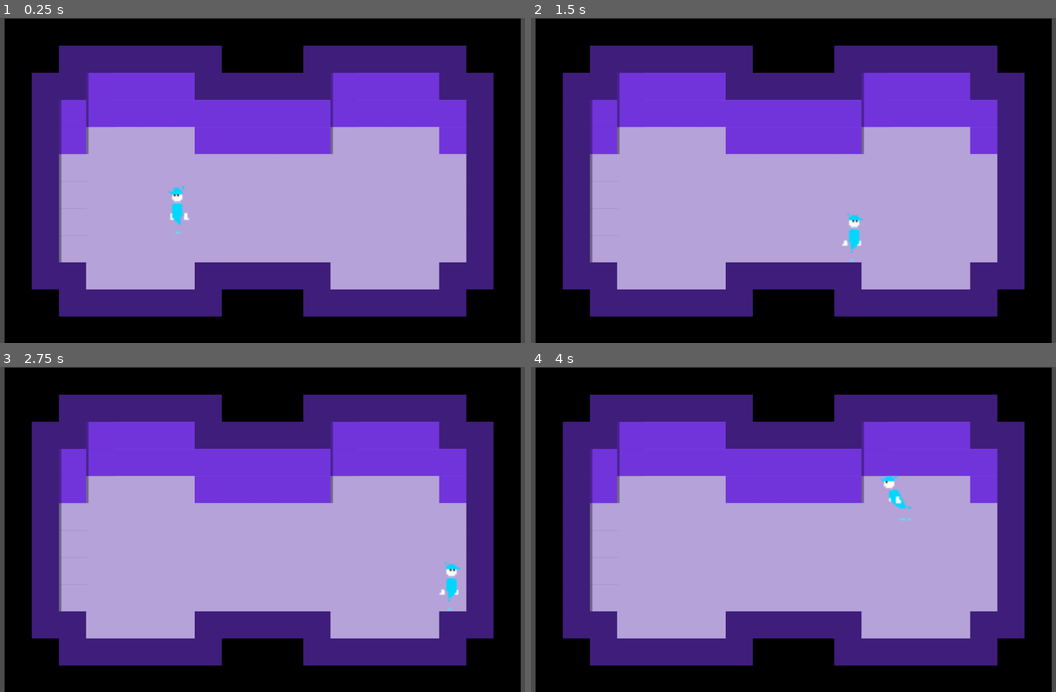
Above: before the commit, frames 1-4 (two rows, left to right).
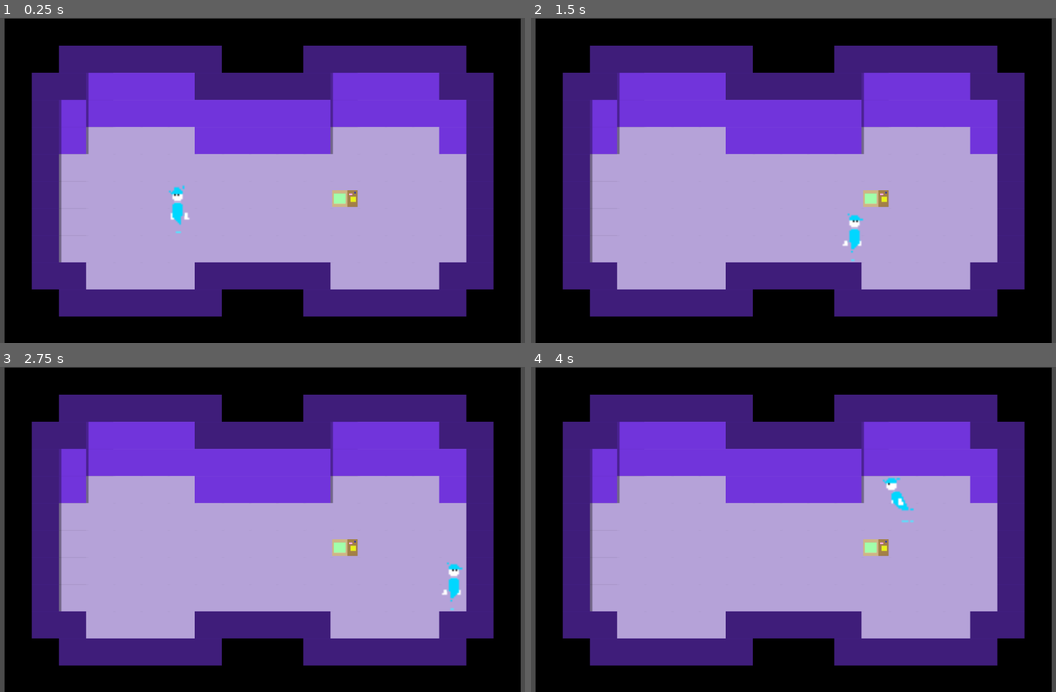
Above: after the commit, the same moments.

Repository: siliconemonster/jogo-aprendizado-computacao
Game: Godot game, scene res://src/Levels/TestLevel.tscn
The game is run twice, just before and just after one commit, with the same random seed, the same clock (stepped at 60 frames per second) and the same inputs. The project has no main scene, so this scene is started directly.
Inputs:
- Up to frame 1 (0.25 s): no input
- Up to frame 2 (1.5 s): hold Right (move_right) 0.53-1.28 s; hold Down (move_down) from 1.28 s (still down)
- Up to frame 3 (2.75 s): tap Enter at 2 s; release Down (move_down) at 2.03 s; hold Right (move_right) from 2.03 s (still down)
- Up to frame 4 (4 s): release Right (move_right) at 2.78 s; hold Up (move_up) 2.78-3.53 s; hold Left (move_left) from 3.53 s (still down)

The runs differ from the first frame. In frame 1, 0.3% of the frame differs, in the area x 32-69%, y 51-67%; in frame 2, 0.3%; in frame 3, 0.5%; in frame 4, 0.5%, in the area x 63-73%, y 33-59%.

Commit message:
Player pode agora segurar e pousar pacotes

Diff:
--- /dev/null
+++ b/src/Actors/Package.tscn
@@ -0,0 +1,19 @@
+[gd_scene load_steps=3 format=2]
+
+[ext_resource path="res://assets/sprites/package.png" type="Texture" id=1]
+
+[sub_resource type="RectangleShape2D" id=1]
+extents = Vector2( 36.0551, 23.335 )
+
+[node name="Package" type="KinematicBody2D"]
+collision_layer = 2
+collision_mask = 11
+
+[node name="Sprite" type="Sprite" parent="."]
+position = Vector2( 0, -25 )
+scale = Vector2( 0.5, 0.5 )
+texture = ExtResource( 1 )
+
+[node name="CollisionShape2D" type="CollisionShape2D" parent="."]
+position = Vector2( 0, -25 )
+shape = SubResource( 1 )
--- a/src/Actors/Player.gd
+++ /dev/null
@@ -1,39 +0,0 @@
-extends KinematicBody2D
-
-export var moveSpeed: = 600.0
-
-var velocity: = Vector2.ZERO
-
-var _isFullRunning = false
-
-func _physics_process(delta: float) -> void:
-	movement()
-	spriteAnimation()
-
-func movement():
-	var movementDirection: = Vector2(
-		Input.get_action_strength("move_right") - Input.get_action_strength("move_left"),
-		Input.get_action_strength("move_down") - Input.get_action_strength("move_up")
-	)
-
-	velocity = movementDirection.normalized() * moveSpeed    #normalized movement direction so diagonal movement is not faster than it should be
-	velocity = move_and_slide(velocity)
-
-
-func spriteAnimation():
-	if velocity.x > 0:
-		$AnimatedSprite.set_flip_h(true)
-	else:
-		if velocity.x < 0:
-			$AnimatedSprite.set_flip_h(false)
-
-	if velocity.length() > 0:
-		if not _isFullRunning:
-			$AnimatedSprite.play("idleToMoving")
-			if $AnimatedSprite.frame == $AnimatedSprite.frames.get_frame_count("idleToMoving") - 1:
-				_isFullRunning = true
-		else:
-			$AnimatedSprite.play("moving")
-	else:
-		_isFullRunning = false
-		$AnimatedSprite.play("idle")
--- a/src/Actors/Player.tscn
+++ /dev/null
@@ -1,96 +0,0 @@
-[gd_scene load_steps=18 format=2]
-
-[ext_resource path="res://assets/sprites/mov_walk_empty.png" type="Texture" id=1]
-[ext_resource path="res://src/Actors/Player.gd" type="Script" id=2]
-[ext_resource path="res://assets/sprites/mov_idle.png" type="Texture" id=3]
-[ext_resource path="res://assets/sprites/mov_turn_empty.png" type="Texture" id=4]
-
-[sub_resource type="RectangleShape2D" id=15]
-extents = Vector2( 13.1695, 13.7465 )
-
-[sub_resource type="AtlasTexture" id=16]
-flags = 4
-atlas = ExtResource( 3 )
-region = Rect2( 0, 0, 32, 48 )
-
-[sub_resource type="AtlasTexture" id=17]
-flags = 4
-atlas = ExtResource( 3 )
-region = Rect2( 32, 0, 32, 48 )
-
-[sub_resource type="AtlasTexture" id=18]
-flags = 4
-atlas = ExtResource( 3 )
-region = Rect2( 64, 0, 32, 48 )
-
-[sub_resource type="AtlasTexture" id=19]
-flags = 4
-atlas = ExtResource( 3 )
-region = Rect2( 96, 0, 32, 48 )
-
-[sub_resource type="AtlasTexture" id=20]
-flags = 4
-atlas = ExtResource( 1 )
-region = Rect2( 0, 0, 32, 48 )
-
-[sub_resource type="AtlasTexture" id=21]
-flags = 4
-atlas = ExtResource( 1 )
-region = Rect2( 32, 0, 32, 48 )
-
-[sub_resource type="AtlasTexture" id=22]
-flags = 4
-atlas = ExtResource( 1 )
-region = Rect2( 64, 0, 32, 48 )
-
-[sub_resource type="AtlasTexture" id=23]
-flags = 4
-atlas = ExtResource( 1 )
-region = Rect2( 96, 0, 32, 48 )
-
-[sub_resource type="AtlasTexture" id=12]
-flags = 4
-atlas = ExtResource( 4 )
-region = Rect2( 0, 0, 32, 48 )
-
-[sub_resource type="AtlasTexture" id=13]
-flags = 4
-atlas = ExtResource( 4 )
-region = Rect2( 32, 0, 32, 48 )
-
-[sub_resource type="AtlasTexture" id=14]
-flags = 4
-atlas = ExtResource( 4 )
-region = Rect2( 64, 0, 32, 48 )
-
-[sub_resource type="SpriteFrames" id=24]
-animations = [ {
-"frames": [ SubResource( 16 ), SubResource( 17 ), SubResource( 18 ), SubResource( 19 ) ],
-"loop": true,
-"name": "idle",
-"speed": 6.0
-}, {
-"frames": [ SubResource( 20 ), SubResource( 21 ), SubResource( 22 ), SubResource( 23 ) ],
-"loop": true,
-"name": "moving",
-"speed": 6.0
-}, {
-"frames": [ SubResource( 12 ), SubResource( 13 ), SubResource( 14 ) ],
-"loop": false,
-"name": "idleToMoving",
-"speed": 10.0
-} ]
-
-[node name="Player" type="KinematicBody2D"]
-collision_mask = 12
-script = ExtResource( 2 )
-
-[node name="CollisionShape2D" type="CollisionShape2D" parent="."]
-position = Vector2( 7, 37 )
-scale = Vector2( 2, 2 )
-shape = SubResource( 15 )
-
-[node name="AnimatedSprite" type="AnimatedSprite" parent="."]
-scale = Vector2( 5, 5 )
-frames = SubResource( 24 )
-animation = "idleToMoving"
--- /dev/null
+++ b/src/Actors/Player/Player.gd
@@ -0,0 +1,105 @@
+extends KinematicBody2D
+
+export var moveSpeed: = 600.0
+
+var velocity: = Vector2.ZERO
+
+var _facingDirection = -1 # 1: facing right // -1: facing left
+var _isFullyMoving = false # used in animation only
+
+var _objectCurrentlyHeld = null
+var _interactableBodiesInRange = []
+
+# Adds and removes interactable objects from _interactableBodiesInRange array as they enter/exit the InteractableArea
+func _on_InteractableArea_body_entered(body: Node) -> void:
+	_interactableBodiesInRange.append(body)
+func _on_InteractableArea_body_exited(body: Node) -> void:
+	_interactableBodiesInRange.erase(body)
+
+
+func _physics_process(delta: float) -> void:
+	movement()
+	packageManipulation()
+	flipNodesBasedOnFacingDirection()
+	spriteMovementAnimation()
+
+func movement():
+
+	# Gets movementDirection from Input:
+	var movementDirection: = Vector2(
+		Input.get_action_strength("move_right") - Input.get_action_strength("move_left"),
+		Input.get_action_strength("move_down") - Input.get_action_strength("move_up")
+	)
+
+	# Normalized movementDirection so diagonal movement is not faster than it should be:
+	velocity = movementDirection.normalized() * moveSpeed
+
+	# Moves:
+	velocity = move_and_slide(velocity)
+
+	# Updates _facingDirection:
+	if velocity.x > 0:
+		_facingDirection = 1
+	elif velocity.x < 0:
+		_facingDirection = -1
+
+	return
+
+
+func packageManipulation():
+	if _objectCurrentlyHeld == null and Input.is_action_just_pressed("interact"):
+		grabPackage()
+	elif _objectCurrentlyHeld != null and Input.is_action_just_pressed("interact"):
+		dropPackage()
+
+	# Keeps object in front of Player while being held:
+	if _objectCurrentlyHeld != null:
+		_objectCurrentlyHeld.position = position + Vector2(0, 10)
+
+
+func grabPackage():
+	var target = _interactableBodiesInRange.pop_front()
+	if target == null:
+		return
+	_objectCurrentlyHeld = target
+	_objectCurrentlyHeld.find_node("CollisionShape2D").disabled = true
+	_objectCurrentlyHeld.z_index = 1 # move object sprite render to be in front of player sprite
+	return
+
+func dropPackage():
+	_objectCurrentlyHeld.position = position + Vector2(10 * _facingDirection, 7)
+	_objectCurrentlyHeld.find_node("CollisionShape2D").disabled = false
+	_objectCurrentlyHeld.z_index = 0 # move object sprite render to be behind of player sprite
+	_objectCurrentlyHeld = null
+	return
+
+
+func flipNodesBasedOnFacingDirection():
+	# Facing Right:
+	if _facingDirection == 1:
+		$PlayerSprite.set_flip_h(true)
+		$InteractableArea.position = Vector2(10, 34)
+		if _objectCurrentlyHeld != null:
+			_objectCurrentlyHeld.find_node("Sprite").set_flip_h(true)
+	# Facing Left:
+	elif _facingDirection == -1:
+			$PlayerSprite.set_flip_h(false)
+			$InteractableArea.position = Vector2(-10, 34)
+			if _objectCurrentlyHeld != null:
+				_objectCurrentlyHeld.find_node("Sprite").set_flip_h(false)
+	return
+
+
+func spriteMovementAnimation():
+	if velocity.length() > 0:
+		if not _isFullyMoving:
+			$PlayerSprite.play("idleToMoving")
+			# If on last frame of transitional animation, start full moving animation:
+			if $PlayerSprite.frame == $PlayerSprite.frames.get_frame_count("idleToMoving") - 1:
+				_isFullyMoving = true
+		else:
+			$PlayerSprite.play("moving")
+	else:
+		_isFullyMoving = false
+		$PlayerSprite.play("idle")
+	return
--- /dev/null
+++ b/src/Actors/Player/Player.tscn
@@ -0,0 +1,111 @@
+[gd_scene load_steps=19 format=2]
+
+[ext_resource path="res://assets/sprites/mov_walk_empty.png" type="Texture" id=1]
+[ext_resource path="res://src/Actors/Player/Player.gd" type="Script" id=2]
+[ext_resource path="res://assets/sprites/mov_idle.png" type="Texture" id=3]
+[ext_resource path="res://assets/sprites/mov_turn_empty.png" type="Texture" id=4]
+
+[sub_resource type="RectangleShape2D" id=1]
+extents = Vector2( 13.1695, 15.0608 )
+
+[sub_resource type="AtlasTexture" id=2]
+flags = 4
+atlas = ExtResource( 3 )
+region = Rect2( 0, 0, 32, 48 )
+
+[sub_resource type="AtlasTexture" id=3]
+flags = 4
+atlas = ExtResource( 3 )
+region = Rect2( 32, 0, 32, 48 )
+
+[sub_resource type="AtlasTexture" id=4]
+flags = 4
+atlas = ExtResource( 3 )
+region = Rect2( 64, 0, 32, 48 )
+
+[sub_resource type="AtlasTexture" id=5]
+flags = 4
+atlas = ExtResource( 3 )
+region = Rect2( 96, 0, 32, 48 )
+
+[sub_resource type="AtlasTexture" id=6]
+flags = 4
+atlas = ExtResource( 1 )
+region = Rect2( 0, 0, 32, 48 )
+
+[sub_resource type="AtlasTexture" id=7]
+flags = 4
+atlas = ExtResource( 1 )
+region = Rect2( 32, 0, 32, 48 )
+
+[sub_resource type="AtlasTexture" id=8]
+flags = 4
+atlas = ExtResource( 1 )
+region = Rect2( 64, 0, 32, 48 )
+
+[sub_resource type="AtlasTexture" id=9]
+flags = 4
+atlas = ExtResource( 1 )
+region = Rect2( 96, 0, 32, 48 )
+
+[sub_resource type="AtlasTexture" id=10]
+flags = 4
+atlas = ExtResource( 4 )
+region = Rect2( 0, 0, 32, 48 )
+
+[sub_resource type="AtlasTexture" id=11]
+flags = 4
+atlas = ExtResource( 4 )
+region = Rect2( 32, 0, 32, 48 )
+
+[sub_resource type="AtlasTexture" id=12]
+flags = 4
+atlas = ExtResource( 4 )
+region = Rect2( 64, 0, 32, 48 )
+
+[sub_resource type="SpriteFrames" id=13]
+animations = [ {
+"frames": [ SubResource( 2 ), SubResource( 3 ), SubResource( 4 ), SubResource( 5 ) ],
+"loop": true,
+"name": "idle",
+"speed": 6.0
+}, {
+"frames": [ SubResource( 6 ), SubResource( 7 ), SubResource( 8 ), SubResource( 9 ) ],
+"loop": true,
+"name": "moving",
+"speed": 6.0
+}, {
+"frames": [ SubResource( 10 ), SubResource( 11 ), SubResource( 12 ) ],
+"loop": false,
+"name": "idleToMoving",
+"speed": 10.0
+} ]
+
+[sub_resource type="RectangleShape2D" id=14]
+extents = Vector2( 40.1008, 67.8235 )
+
+[node name="Player" type="KinematicBody2D"]
+collision_mask = 12
+script = ExtResource( 2 )
+
+[node name="PlayerCollisionShape" type="CollisionShape2D" parent="."]
+position = Vector2( 0, 34 )
+scale = Vector2( 2, 2 )
+shape = SubResource( 1 )
+
+[node name="PlayerSprite" type="AnimatedSprite" parent="."]
+scale = Vector2( 5, 5 )
+frames = SubResource( 13 )
+animation = "idleToMoving"
+
+[node name="InteractableArea" type="Area2D" parent="."]
+modulate = Color( 0.0784314, 0.917647, 0.14902, 1 )
+position = Vector2( -20, 34 )
+monitorable = false
+collision_layer = 0
+collision_mask = 2
+
+[node name="InteractableAreaCollisionShape" type="CollisionShape2D" parent="InteractableArea"]
+shape = SubResource( 14 )
+[connection signal="body_entered" from="InteractableArea" to="." method="_on_InteractableArea_body_entered"]
+[connection signal="body_exited" from="InteractableArea" to="." method="_on_InteractableArea_body_exited"]
--- a/src/Levels/TestLevel.tscn
+++ b/src/Levels/TestLevel.tscn
@@ -1,7 +1,8 @@
-[gd_scene load_steps=12 format=2]
+[gd_scene load_steps=13 format=2]
 
 [ext_resource path="res://assets/sprites/tileset.png" type="Texture" id=1]
-[ext_resource path="res://src/Actors/Player.tscn" type="PackedScene" id=2]
+[ext_resource path="res://src/Actors/Player/Player.tscn" type="PackedScene" id=2]
+[ext_resource path="res://src/Actors/Package.tscn" type="PackedScene" id=3]
 
 [sub_resource type="ConvexPolygonShape2D" id=1]
 points = PoolVector2Array( 0, 0, 80, 0, 80, 80, 0, 80 )
@@ -190,8 +191,11 @@
 format = 1
 tile_data = PoolIntArray( 0, 1073741829, 0, 1, 1073741829, 0, 2, 1073741829, 0, 3, 1073741829, 0, 4, 1073741829, 0, 5,  …(5046 unchanged characters)…
 
+[node name="Package" parent="." instance=ExtResource( 3 )]
+position = Vector2( 1002.36, 557.509 )
+
 [node name="Player" parent="." instance=ExtResource( 2 )]
-position = Vector2( 498.718, 575.271 )
+position = Vector2( 499.718, 574.271 )
 
 [node name="Camera2D" type="Camera2D" parent="."]
 position = Vector2( 765.092, 479 )
Binary file added: assets/Sprites/package.png
Not shown, changed: assets/Sprites/package.png.import
Not shown, changed: assets/sprites/esteira.png.import
Not shown, changed: assets/sprites/mov_idle.png.import
Not shown, changed: assets/sprites/mov_turn_empty.png.import
Not shown, changed: assets/sprites/mov_walk_empty.png.import
Binary file removed: assets/sprites/playerSpriteIdle.png
Not shown, changed: assets/sprites/tileset.png.import
